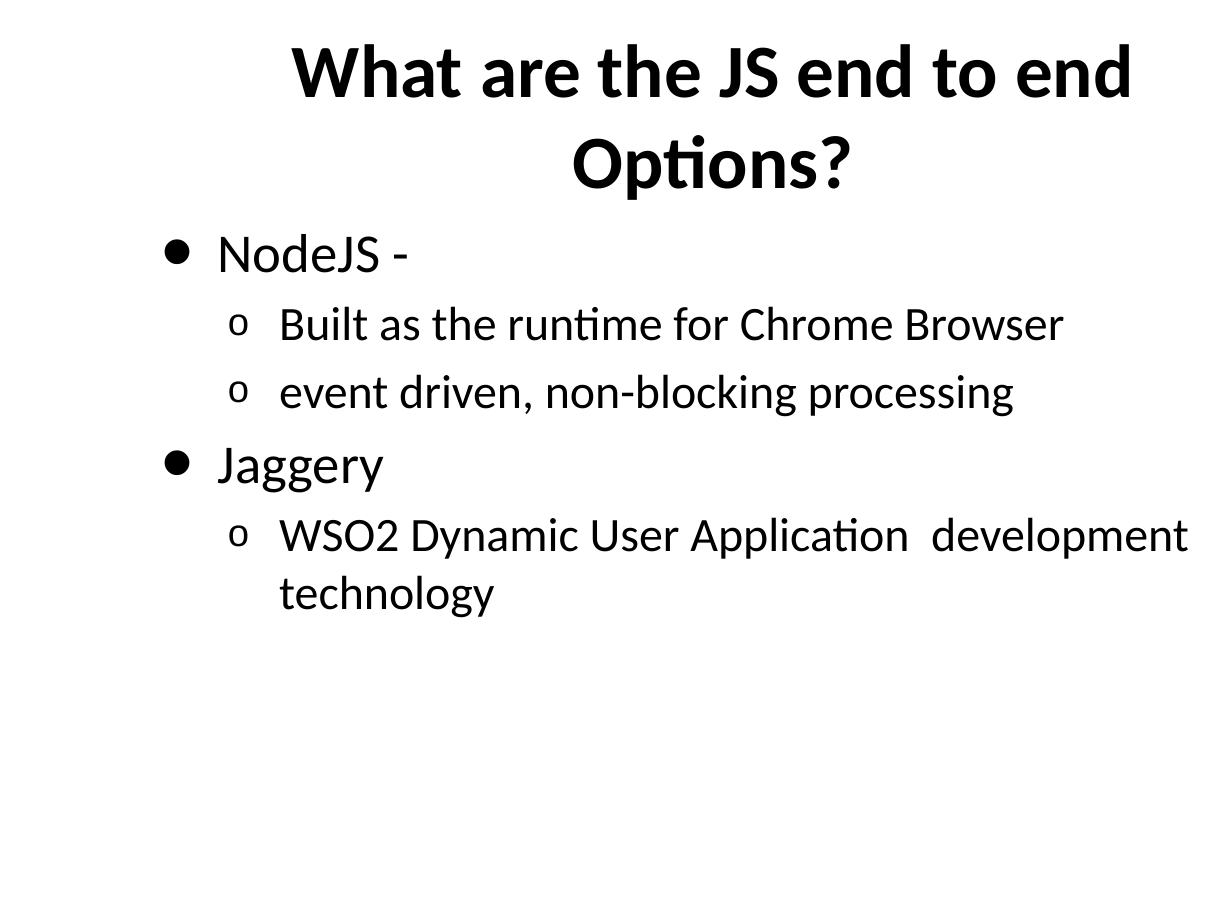
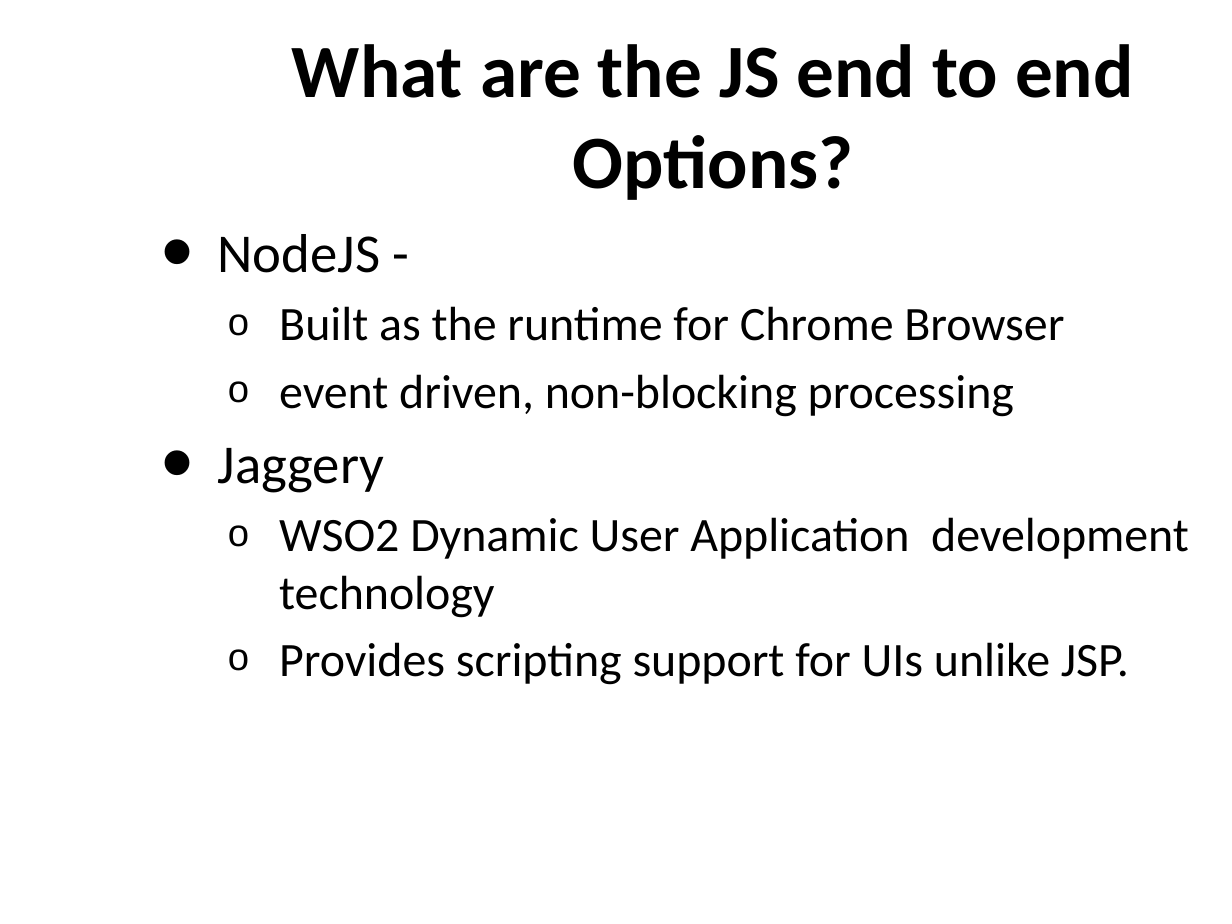
Before and after one commit to nuwanbando/coffee-shop, a slide deck: slide 9 of slides/WebAppDevelopmentWithJavaScript.pptx (slide 6 before the commit). Drawn at 1232x924 pixels with LibreOffice and Linux fonts; fonts in the diff are those of the drawing; background and template pictures are left out. Boxes give left, top, right and bottom in pixels: in the first picture for what was removed or moved away, otherwise in the second. Text is boxed around its words. In the diff, an @@ line names an element or a change of style, - is before the commit and + after.

```diff
--- a/slides/WebAppDevelopmentWithJavaScript.pptx
+++ b/slides/WebAppDevelopmentWithJavaScript.pptx
@@ text at [279,642,1129,685]: paragraph added @@
+  o Provides scripting support for UIs unlike JSP.
```
Also in this commit, not shown: 9 other slides changed, 2 slides added, 1 slide removed.
